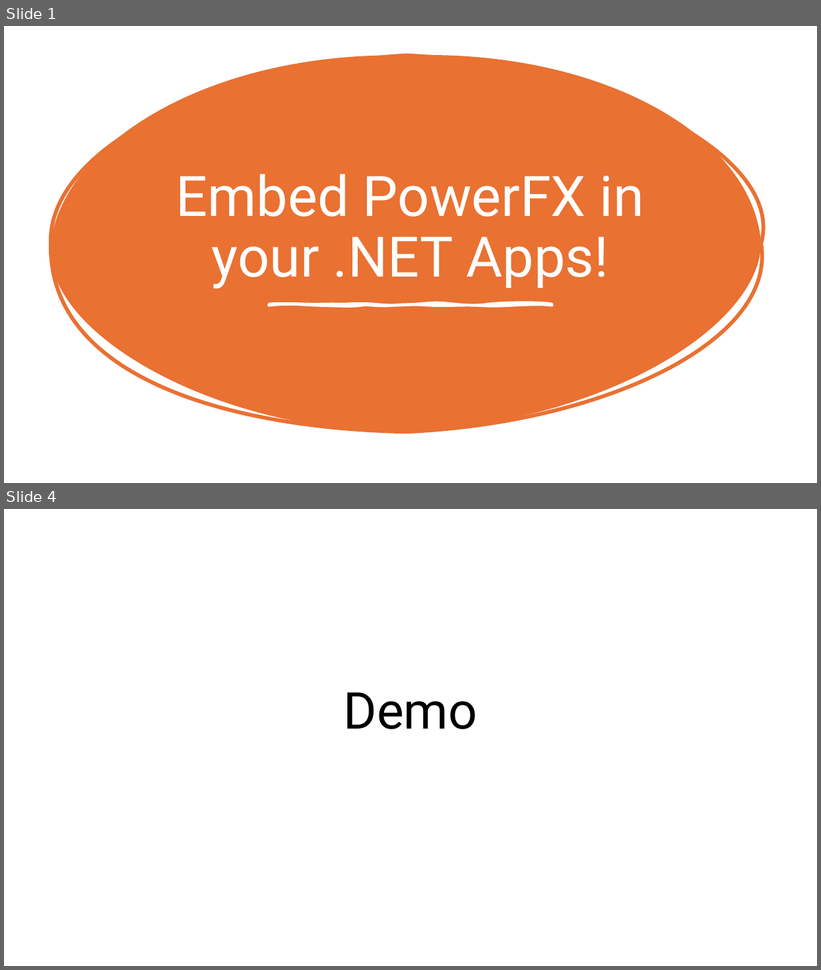
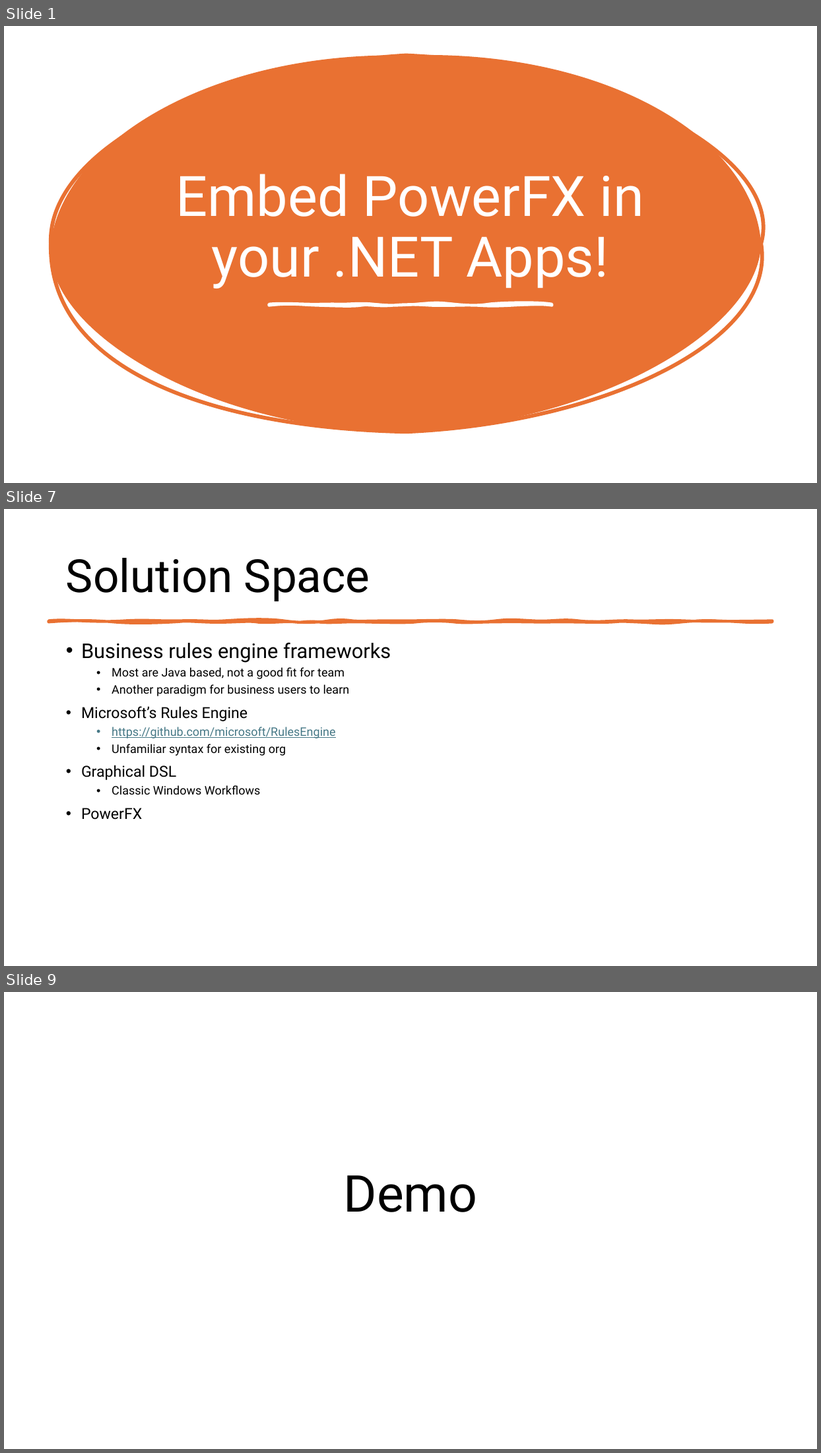
Before and after one commit to TheJuanitoLearnsShow/PuppyDataMapper, a slide deck: src-powerfx/slides/PowerFX embedding session.pptx. Shown one above the other, each under a label of ours: slides 1 and 4 before the commit, slides 1, 7 and 9 after it; the slides between them are not shown. The pictures are 821x970 and 821x1453 pixels, drawn with LibreOffice and Linux fonts; fonts in the diff are those of the drawing. Boxes give left, top, right and bottom in pixels: in the first picture for what was removed or moved away, otherwise in the second. Text is boxed around its words. In the diff, an @@ line names an element or a change of style, - is before the commit and + after.

```diff
--- a/src-powerfx/slides/PowerFX embedding session.pptx
+++ b/src-powerfx/slides/PowerFX embedding session.pptx
@@ slide 7 added at <box>4,509,817,966</box>, background #FFFFFF @@
@@ title added at <box>66,558,370,601</box>, 54 pt, text #000000 @@
+Solution Space
@@ freeform shape added at <box>48,621,773,622</box>, fill #E97132, outline #E97132 3.25 pt @@
@@ text added at <box>81,642,391,820</box>, 14 pt, text #000000 @@
+• Business rules engine frameworks
+  • Most are Java based, not a good fit for team
+  • Another paradigm for business users to learn
+• Microsoft’s Rules Engine
+  • https://github.com/microsoft/RulesEngine
+  • Unfamiliar syntax for existing org
+• Graphical DSL
+  • Classic Windows Workflows
+• PowerFX
@@ what was slide 4 is now slide 9 @@
```
Also in this commit, not shown: 3 slides changed, 6 other slides added.
